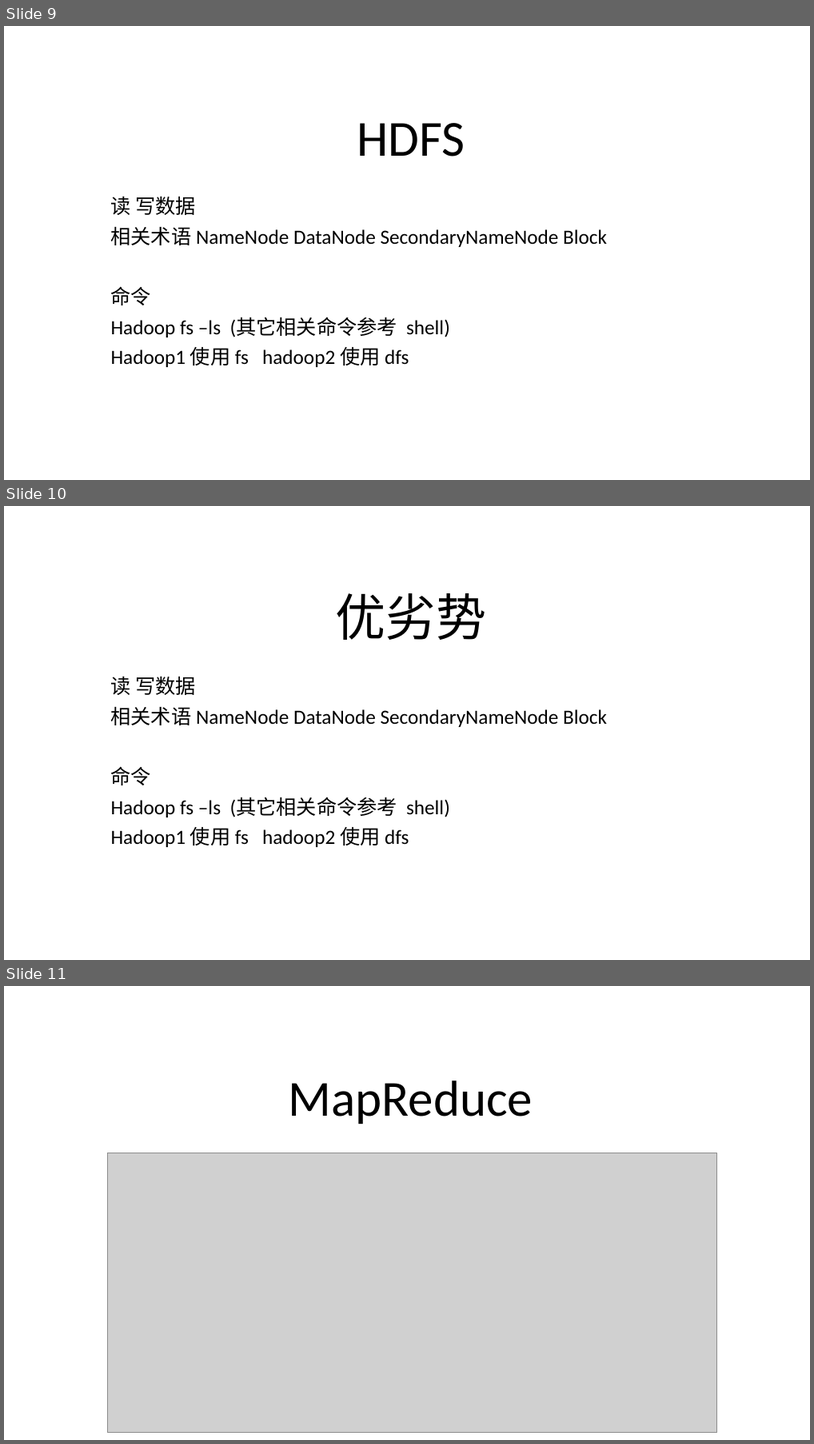
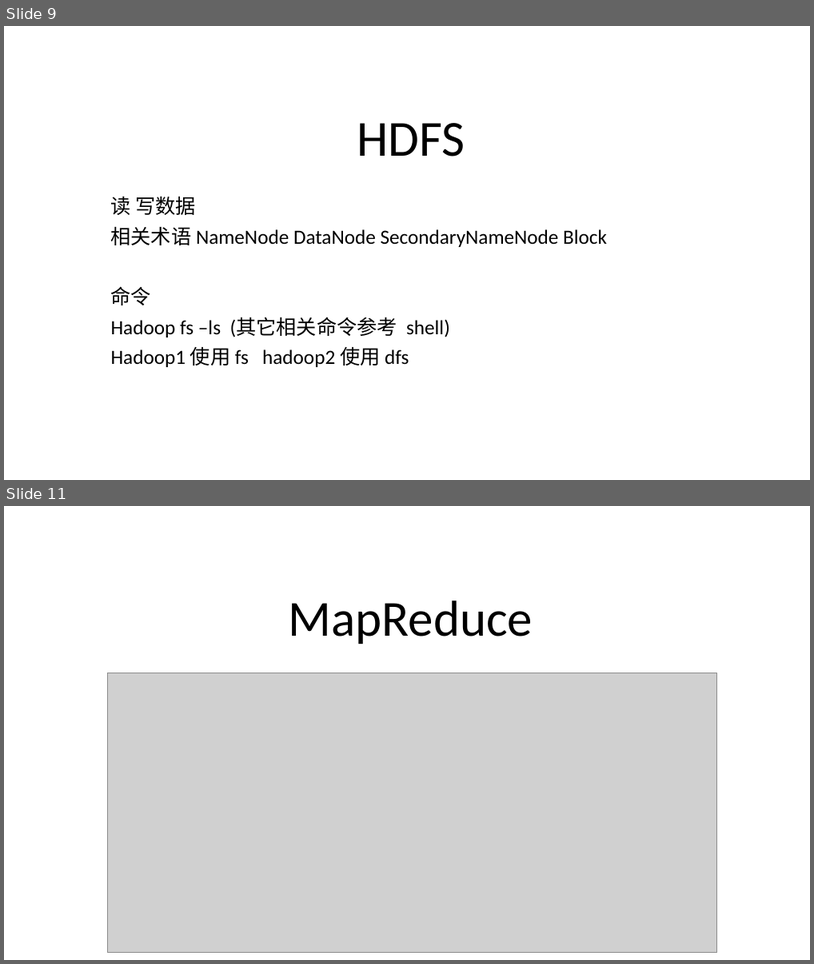
Before and after one commit to airdive/linux-1, a slide deck: data/hadoop2体系/大数据.pptx. Shown one above the other, each under a label of ours: slides 9, 10 and 11 before the commit, slides 9 and 11 after it; the slides between them are not shown. The pictures are 814x1444 and 814x964 pixels, drawn with LibreOffice and Linux fonts; fonts in the diff are those of the drawing; grey boxes stand for pictures; background and template pictures are left out. Boxes give left, top, right and bottom in pixels: in the first picture for what was removed or moved away, otherwise in the second. Text is boxed around its words. In the diff, an @@ line names an element or a change of style, - is before the commit and + after.

```diff
--- a/data/hadoop2体系/大数据.pptx
+++ b/data/hadoop2体系/大数据.pptx
@@ slide 10 removed at (x1=4, y1=506, x2=810, y2=960), background picture (left out) @@
@@ title removed at (x1=335, y1=593, x2=486, y2=640) @@
-优劣势
@@ subtitle removed at (x1=111, y1=676, x2=607, y2=847) @@
-读 写数据
-相关术语 NameNode DataNode SecondaryNameNode Block
-命令
-Hadoop fs –ls (其它相关命令参考 shell)
-Hadoop1 使用 fs hadoop2 使用 dfs
```
Also in this commit, not shown: 1 slide added, 2 other files.
